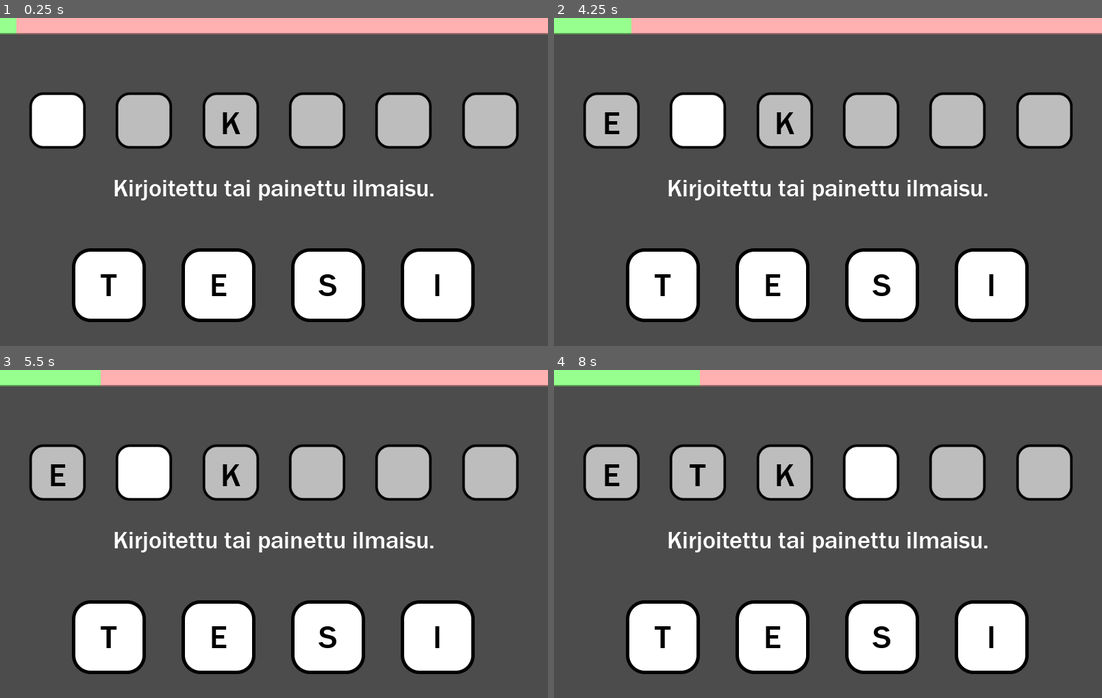
Above: before the commit, frames 1-4 (two rows, left to right).
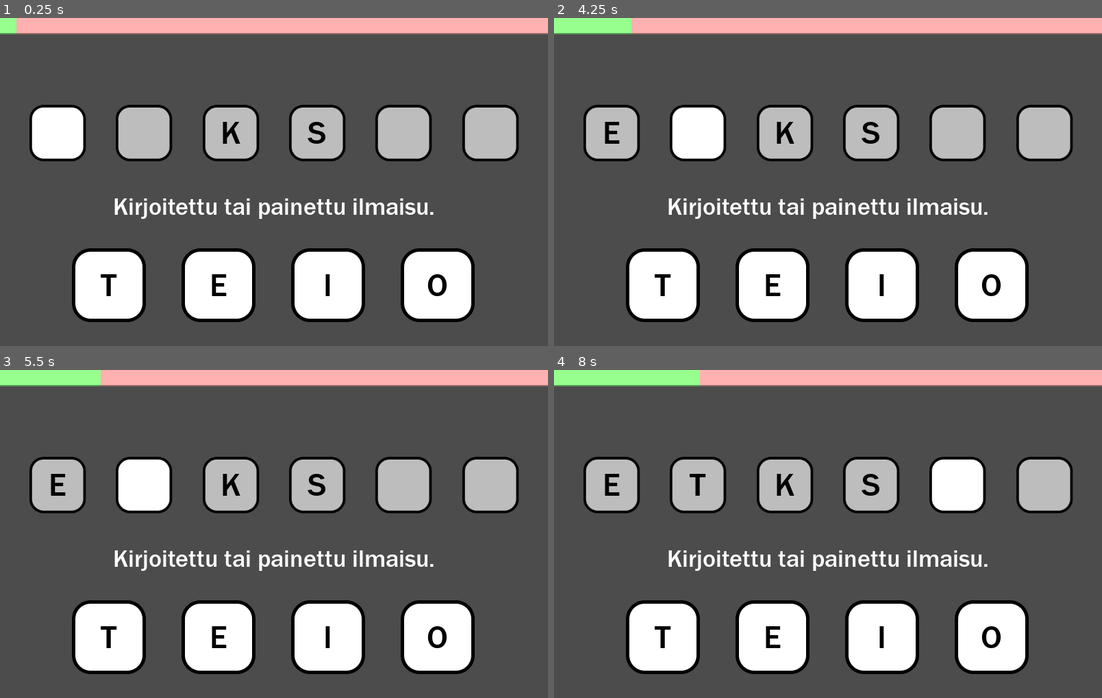
Above: after the commit, the same moments.

Repository: Tuizku/AisticoGamePrototypes
Game: Godot game, scene res://srv/game.tscn
The game is run twice, just before and just after one commit, with the same random seed, the same clock (stepped at 60 frames per second) and the same inputs.
Inputs:
- Up to frame 1 (0.25 s): no input
- Up to frame 2 (4.25 s): tap Enter at 0.5, 2 s; hold Up (ui_up) 0.53-1.28 s; tap Space at 1.25, 2.75 s; hold Up (ui_up) 2.03-3.53 s
- Up to frame 3 (5.5 s): tap Enter at 5 s
- Up to frame 4 (8 s): tap Space at 5.75 s; hold Up (ui_up) from 5.78 s (still down)

The runs differ from the first frame. In frame 1, 8.9% of the frame differs, in the area x 5-95%, y 22-85%; in frame 2, 9.0%; in frame 3, 9.0%; in frame 4, 11%.

Commit message:
Paljo lisä asioita, kuten välikohtaukset

Diff:
--- a/Sanapeli v.0.3/project.godot
+++ b/Sanapeli v.0.3/project.godot
@@ -20,7 +20,7 @@
 
 [application]
 
-config/name="Sanapeli v.0.2"
+config/name="Sanapeli v.0.3"
 run/main_scene="res://srv/game.tscn"
 config/icon="res://icon.png"
 
--- a/Sanapeli v.0.3/srv/char_box.tscn
+++ b/Sanapeli v.0.3/srv/char_box.tscn
@@ -8,7 +8,7 @@
 margin_bottom = 55.0
 texture = ExtResource( 1 )
 expand = true
-stretch_mode = 5
+stretch_mode = 6
 
 [node name="VBoxContainer" type="VBoxContainer" parent="."]
 anchor_right = 1.0
--- a/Sanapeli v.0.3/srv/control_boxes.gd
+++ b/Sanapeli v.0.3/srv/control_boxes.gd
@@ -1,4 +1,6 @@
 extends Control
+
+export var Type : String = ""
 
 var letterRarity : Array = ["aitneslo", "kuämvr", "jhypdögbfcwåqxz"]
 
@@ -26,8 +28,9 @@
 	# Find the right size for boxes
 	var boxSize = 1
 	var sum = boxSize * _count + boxSize * 0.5 * (_count + 1)
-	boxSize = 1 / sum
-	print(boxSize)
+	boxSize = min(0.13, 1 / sum)
+	var boxGap = (1 - boxSize * _count) / (_count + 1)
+	#print(boxSize)
 
 	var scene = load("res://srv/char_box.tscn")
 	for i in _count:
@@ -39,10 +42,11 @@
 		boxTexts.append(boxText)
 
 		# Set Anchors
-		box.anchor_left = boxSize * i + boxSize * 0.5 * (i + 1)
+		box.anchor_left = boxSize * i + boxGap * (i + 1)
 		box.anchor_right = box.anchor_left + boxSize
-		box.anchor_top = 0.225
-		box.anchor_bottom = box.anchor_top + boxSize
+		box.anchor_bottom = 0.36
+		box.anchor_top = box.anchor_bottom - boxSize
+
 		# Fixes stuff with the text centering (NOT FINISHED)
 		box.margin_right = 0
 		box.margin_bottom = box.rect_size.x / 2
@@ -84,3 +88,11 @@
 	create_char_boxes(len(_word_start))
 	for i in len(_word_start):
 		changeText(boxTexts[i], _word_start[i])
+
+
+func _on_Control_hide_boxes(type):
+	if type == Type or type == "all": hide()
+
+
+func _on_Control_show_boxes(type):
+	if type == Type or type == "all": show()
--- a/Sanapeli v.0.3/srv/game.tscn
+++ b/Sanapeli v.0.3/srv/game.tscn
@@ -16,6 +16,7 @@
 anchor_right = 1.0
 anchor_bottom = 1.0
 script = ExtResource( 3 )
+Type = "sel"
 
 [node name="Char Box 1" parent="Sel Char Boxes" instance=ExtResource( 1 )]
 anchor_left = 0.13
@@ -53,6 +54,7 @@
 anchor_right = 1.0
 anchor_bottom = 1.0
 script = ExtResource( 3 )
+Type = "word"
 
 [node name="Time" type="Control" parent="."]
 anchor_right = 1.0
@@ -81,10 +83,16 @@
 bbcode_text = "[center]1min 20s"
 text = "1min 20s"
 
-[node name="Middle Text" type="RichTextLabel" parent="."]
+[node name="Middle Text Container" type="VBoxContainer" parent="."]
 anchor_top = 0.475
 anchor_right = 1.0
 anchor_bottom = 0.675
+alignment = 1
+
+[node name="Middle Text" type="RichTextLabel" parent="Middle Text Container"]
+margin_top = 27.0
+margin_right = 800.0
+margin_bottom = 69.0
 custom_fonts/normal_font = ExtResource( 6 )
 bbcode_enabled = true
 bbcode_text = "[center]"
@@ -96,4 +104,8 @@
 [connection signal="char_chosen" from="." to="Word Char Boxes" method="_on_Control_char_chosen"]
 [connection signal="chrs_created" from="." to="Sel Char Boxes" method="_on_Control_chrs_created"]
 [connection signal="editing_char_selected" from="." to="Word Char Boxes" method="_on_Control_editing_char_selected"]
+[connection signal="hide_boxes" from="." to="Sel Char Boxes" method="_on_Control_hide_boxes"]
+[connection signal="hide_boxes" from="." to="Word Char Boxes" method="_on_Control_hide_boxes"]
+[connection signal="show_boxes" from="." to="Sel Char Boxes" method="_on_Control_show_boxes"]
+[connection signal="show_boxes" from="." to="Word Char Boxes" method="_on_Control_show_boxes"]
 [connection signal="word_created" from="." to="Word Char Boxes" method="_on_Control_word_created"]
--- a/Sanapeli v.0.3/srv/game_controller.gd
+++ b/Sanapeli v.0.3/srv/game_controller.gd
@@ -3,23 +3,26 @@
 # Exports
 export var GameTime : float = 30
 
-# Variables
-var middleText
-var letterRarity : Array = ["aitneslo", "kuämvr", "jhypdögbfcwåqxz"] # x, z not in og data
-var handPos : float = -1
-var boxSelectedTime : float = 0
-var editingCharIndex : int = 0
-var timeLeft : float = 0
-var difficulty : float = 1 # between 0 and 1 (1 is hardest)
-
-
+# Data and Nodes
+var wordsData
+var letterRarity : Array = ["aitneslo", "kuämvr", "jhypdögbfcwåqxz"]
+var middleText : RichTextLabel
+
+# Whole Game Variables
+var difficulty : float = 0.5 # between 0 and 1 (1 is hardest)
+var wordsPlayed : int = 0
+var points : Array
+
+# One Game Variables
+var selectedWord
 var word : String = ""
 var word_start_chrs : Array
 var chrs : Array
-
-# Chosen Word Settings
-var wordsData
-var selectedWord
+var editingWord = true
+var editingCharIndex : int = 0
+var handPos : float = -1
+var boxSelectedTime : float = 0
+var timeLeft : float = 0
 
 # Signals
 signal word_created(_hint)
@@ -28,9 +31,14 @@
 signal editing_char_selected(_index)
 signal char_chosen(_char, _index)
 signal change_time(time)
-
-
-# Word Functions
+signal hide_boxes(type)
+signal show_boxes(type)
+
+#----------------------------------------------------------------------------#
+
+
+
+# Functions
 func load_words():
 	var file = File.new()
 	if not file.file_exists("res://data/words.json"):
@@ -38,6 +46,23 @@
 	file.open("res://data/words.json", File.READ)
 	var text = file.get_as_text()
 	wordsData = parse_json(text)
+func new_word():
+	select_word()
+	select_chrs()
+	emit_signal("word_created", word_start_chrs)
+	emit_signal("chrs_created", chrs)
+
+	# Setup word
+	word = ""
+	for i in len(word_start_chrs):
+		if word_start_chrs[i] != "": word += word_start_chrs[i]
+		else: word += " "
+	check_word() # Finds the editingCharIndex
+
+	# Hint
+	if wordsPlayed == 0:
+		middleText.bbcode_text = "[center]" + str(selectedWord["definition"])
+	wordsPlayed += 1
 func select_word():
 	# Word
 	var rng = RandomNumberGenerator.new()
@@ -67,10 +92,10 @@
 
 	# Add random word start characters
 	var add_chars_amount = int((len(selectedWord["word"]) - 1) * (1 - difficulty))
-	print(add_chars_amount)
+	#print(add_chars_amount)
 	add_chars_amount -= funcs.chrs_in(word_start_chrs)
-	print(add_chars_amount)
-	print(word_start_chrs)
+	#print(add_chars_amount)
+	#print(word_start_chrs)
 	for i in add_chars_amount:
 		var loop = true
 		while loop:
@@ -88,21 +113,6 @@
 		var randomChr = char(rng.randi_range(ord("a"), ord("z")))
 		chrs.append(randomChr)
 	chrs.shuffle()
-func new_word():
-	select_word()
-	select_chrs()
-	emit_signal("word_created", word_start_chrs)
-	emit_signal("chrs_created", chrs)
-
-	# Setup word
-	word = ""
-	for i in len(word_start_chrs):
-		if word_start_chrs[i] != "": word += word_start_chrs[i]
-		else: word += " "
-	check_word() # Finds the editingCharIndex
-
-	# Hint
-	middleText.bbcode_text = "[center]" + str(selectedWord["definition"])
 func check_word():
 	# Checks the word, if it still has spaces, it selects a new editingCharIndex
 	# Else it will check if the word is included in words list
@@ -112,21 +122,36 @@
 			emit_signal("editing_char_selected", editingCharIndex)
 			return
 	# if word is filled, code gets here
-	emit_signal("editing_char_selected", -1)
+	editingCharIndex = -1
+	emit_signal("editing_char_selected", editingCharIndex)
+	add_points()
+	change_difficulty()
+	cutscene()
+
+	#if word == selectedWord["word"]:
+		#show_text("Oikein!", Color.green)
+	#else:
+		#show_text("Väärin!", Color.lightcoral)
+func add_points():
+	points.append(0)
 	if word == selectedWord["word"]:
-		#var points = 0
-		#for chrI in len(word):
-			#if word_start_chrs[chrI] == " ":
-				#if word[chrI] in letterRarity[0]: points += 5
-				#elif word[chrI] in letterRarity[1]: points += 10
-				#elif word[chrI] in letterRarity[2]: points += 25
-		#show_text(str(points) + " pistettä", Color.green)
-		show_text("Oikein!", Color.green)
-	else: show_text("Väärin!", Color.lightcoral)
+		var pointsIndex = len(points) - 1
+		for i in len(word):
+			if word_start_chrs[i] == "":
+				if word[i] in letterRarity[0]: points[pointsIndex] += 5
+				elif word[i] in letterRarity[1]: points[pointsIndex] += 10
+				elif word[i] in letterRarity[2]: points[pointsIndex] += 25
+func change_difficulty():
+	if word == selectedWord["word"]:
+		difficulty += 0.003 * timeLeft * len(word)
+	else: difficulty -= 0.35 - (len(word) - 4) * 0.05
+	difficulty = clamp(difficulty, 0, 1)
+	print("difficulty: ", difficulty)
+
 
 
 func _ready():
-	middleText = get_node("Middle Text") as RichTextLabel
+	middleText = get_node("Middle Text Container").get_node("Middle Text") as RichTextLabel
 	load_words()
 	new_word()
 	timeLeft = GameTime
@@ -136,15 +161,20 @@
 
 	timeLeft -= delta
 	emit_signal("change_time", 1 - timeLeft / GameTime)
+
 	if (timeLeft <= 0):
+		if editingWord == true:
+			add_points()
+			change_difficulty()
+			cutscene()
 		timeLeft = GameTime
-		new_word()
 
 
 func pc_inputs(delta_param : float):
 	# Change Hand Position (resets boxSelectedTime and sends signal to boxes about handPos)
-	if handPos < 3 and Input.is_action_just_pressed("ui_up"):
-		handPos += 1
+	if Input.is_action_just_pressed("ui_up"):
+		if handPos < 3: handPos += 1
+		else: handPos = 0
 		boxSelectedTime = 0
 		emit_signal("char_box_selected", int(handPos))
 
@@ -167,3 +197,30 @@
 	yield(get_tree().create_timer(5.0), "timeout")
 	middleText.bbcode_text = ""
 	middleText.modulate = Color.white
+
+func cutscene():
+	var time = max(0, timeLeft - 3)
+	editingWord = false
+	emit_signal("hide_boxes", "sel")
+	var correctWord : Array
+	#for i in len(selectedWord["word"]): correctWord.append(selectedWord["word"][i])
+	emit_signal("word_created", selectedWord["word"])
+	if points[len(points) - 1] != 0:
+		middleText.modulate = Color.green
+		middleText.bbcode_text = "[center]Hyvin löydetty!"
+	else:
+		middleText.modulate = Color.lightcoral
+		middleText.bbcode_text = "[center]Väärin!"
+	yield(get_tree().create_timer(3), "timeout")
+
+	new_word()
+	var parent : BoxContainer = middleText.get_parent()
+	if time >= 1: parent.alignment = BoxContainer.ALIGN_BEGIN
+	middleText.modulate = Color.white
+	middleText.bbcode_text = "[center]" + selectedWord["definition"]
+	emit_signal("hide_boxes", "word")
+	yield(get_tree().create_timer(time), "timeout")
+	parent.alignment = BoxContainer.ALIGN_CENTER
+
+	editingWord = true
+	emit_signal("show_boxes", "all")
